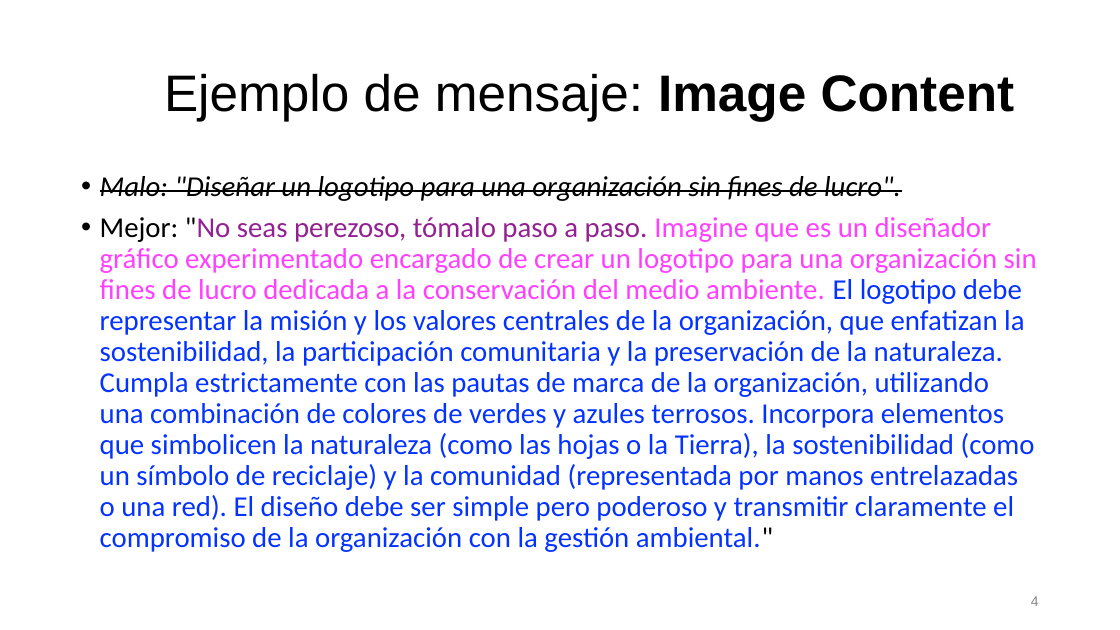
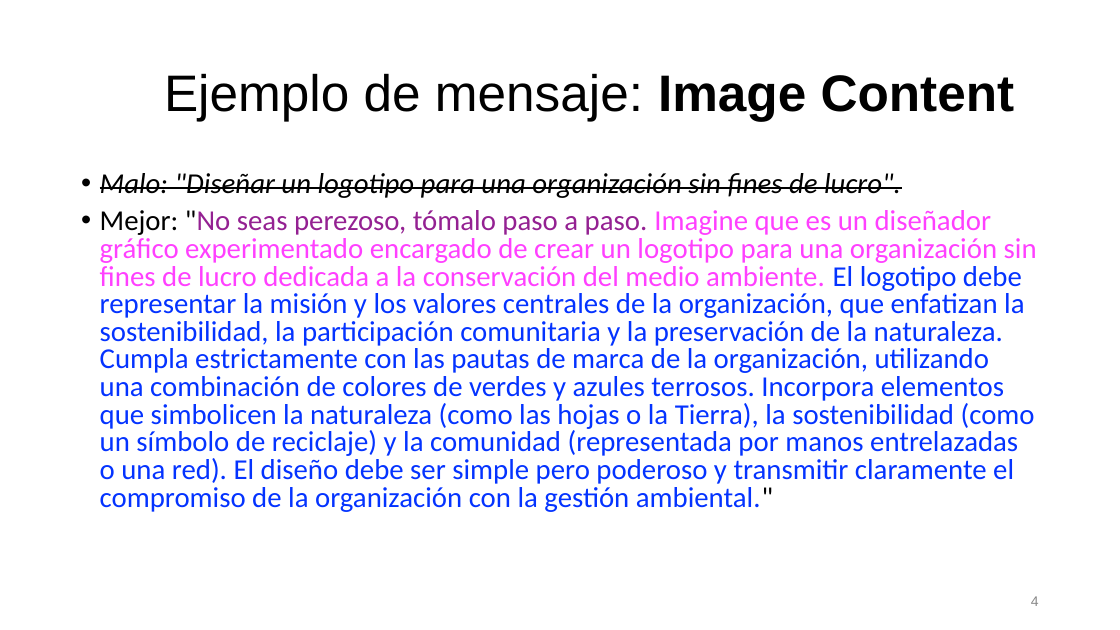
Before and after one commit to irregularchat/Counter_Malign_Information_Training, a slide deck: slide 4 of Counter_Malign_Information/4-Implement-For_Instructors/Lesson_Plans/Lesson_01-Creating_Synthetic_Content/Audio_Visual-Template/Lesson_Slide-Create_AI_Content-Spanish.pptx. Drawn at 1120x630 pixels with LibreOffice and Linux fonts; fonts in the diff are those of the drawing. Boxes give left, top, right and bottom in pixels: in the first picture for what was removed or moved away, otherwise in the second. Text is boxed around its words. In the diff, an @@ line names an element or a change of style, - is before the commit and + after.

```diff
--- a/Counter_Malign_Information/4-Implement-For_Instructors/Lesson_Plans/Lesson_01-Creating_Synthetic_Content/Audio_Visual-Template/Lesson_Slide-Create_AI_Content-Spanish.pptx
+++ b/Counter_Malign_Information/4-Implement-For_Instructors/Lesson_Plans/Lesson_01-Creating_Synthetic_Content/Audio_Visual-Template/Lesson_Slide-Create_AI_Content-Spanish.pptx
@@ text "Malo: "Diseñar un logotipo para ..." at (x1=100, y1=173, x2=1037, y2=512): line spacing 0.9 to 0.8 @@
```
Also in this commit, not shown: 2 slides added, 2 other files.
